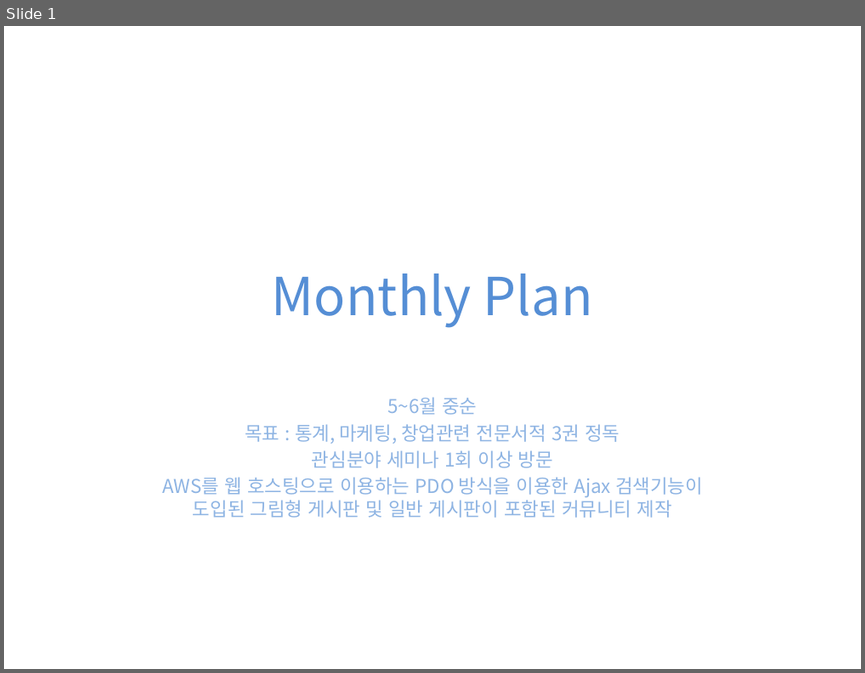
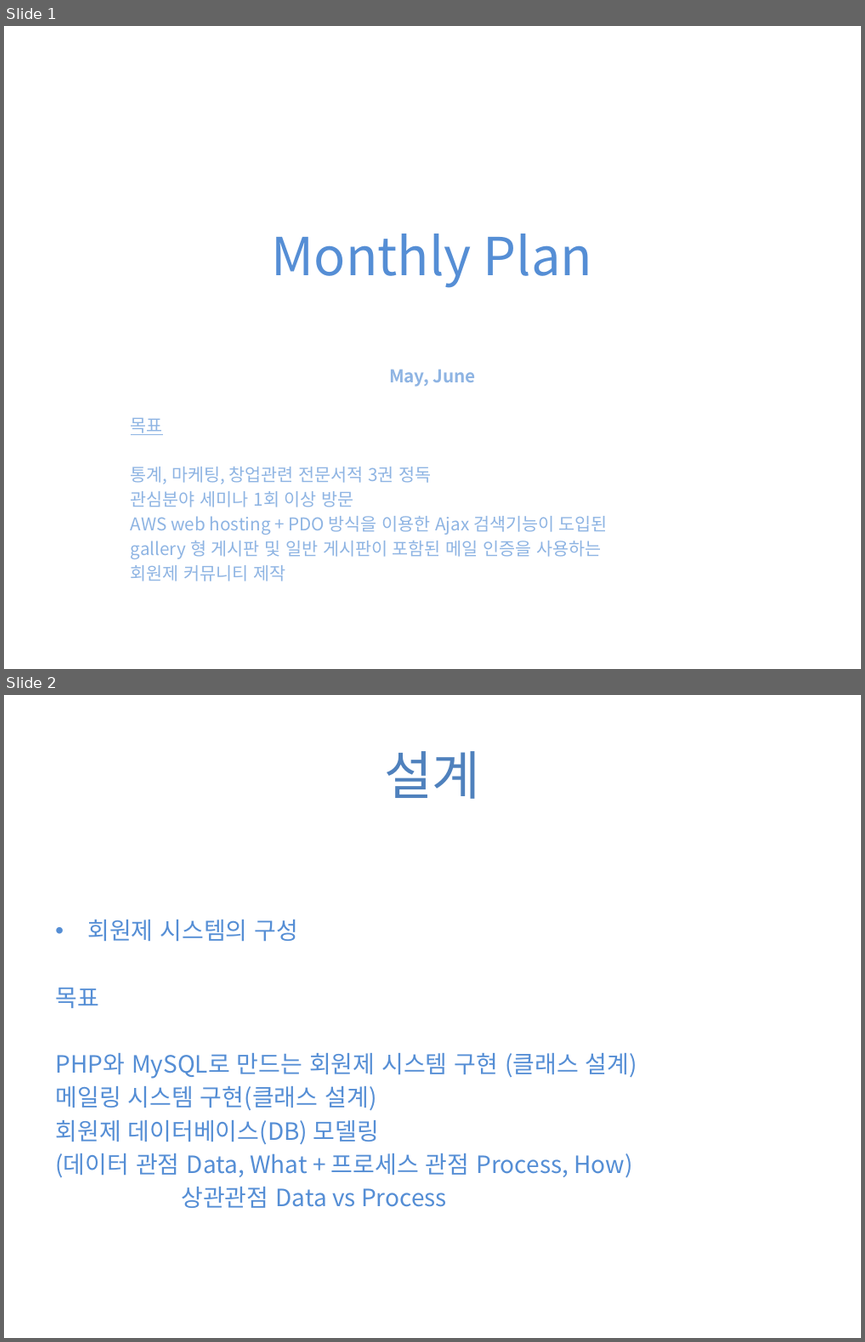
Before and after one commit to madforre/PHP-MySQL, a slide deck: Monthly Plan.pptx. Shown one above the other, each under a label of ours: slide 1 before the commit, slides 1 and 2 after it. The pictures are 865x673 and 865x1342 pixels, drawn with LibreOffice and Linux fonts; fonts in the diff are those of the drawing. Boxes give left, top, right and bottom in pixels: in the first picture for what was removed or moved away, otherwise in the second. Text is boxed around its words. In the diff, an @@ line names an element or a change of style, - is before the commit and + after.

Commit message:
업데이트
ㅇ

```diff
--- a/Monthly Plan.pptx
+++ b/Monthly Plan.pptx
@@ slide 2 added at (x1=4, y1=695, x2=861, y2=1338), background #FFFFFF @@
@@ title added at (x1=384, y1=751, x2=480, y2=799), 44 pt, text #4F81BD @@
+설계
@@ text added at (x1=55, y1=919, x2=637, y2=1208), 20 pt, text #558ED5 @@
+• 회원제 시스템의 구성
+목표
+PHP와 MySQL로 만드는 회원제 시스템 구현 (클래스 설계)
+메일링 시스템 구현(클래스 설계)
+회원제 데이터베이스(DB) 모델링
+(데이터 관점 Data, What + 프로세스 관점 Process, How)
+상관관점 Data vs Process
@@ slide 1 changed as well @@
@@ title "Monthly Plan" moved from (x1=272, y1=273, x2=593, y2=328) to (x1=272, y1=233, x2=593, y2=288) @@
@@ subtitle "May, June" moved from (x1=162, y1=397, x2=703, y2=517) to (x1=131, y1=369, x2=608, y2=581) @@
@@ subtitle at (x1=131, y1=369, x2=476, y2=484): text changed; size 16 to 14.8 pt @@
-5~6월 중순
-목표 : 통계, 마케팅, 창업관련 전문서적 3권 정독
+May, June
+목표
+통계, 마케팅, 창업관련 전문서적 3권 정독
@@ subtitle at (x1=131, y1=491, x2=354, y2=507): size 16 to 14.8 pt in "관심분야 세미나 1회 이상 방문"; alignment centre to left @@
@@ subtitle at (x1=131, y1=516, x2=608, y2=581): text changed; size 16 to 14.8 pt @@
-AWS를 웹 호스팅으로 이용하는 PDO 방식을 이용한 Ajax 검색기능이 도입된 그림형 게시판 및 일반 게시판이 포함된 커뮤니티 제작
+AWS web hosting + PDO 방식을 이용한 Ajax 검색기능이 도입된
+gallery 형 게시판 및 일반 게시판이 포함된 메일 인증을 사용하는
+회원제 커뮤니티 제작
```
Also in this commit, not shown: 1 other slide changed, 11 other files.
